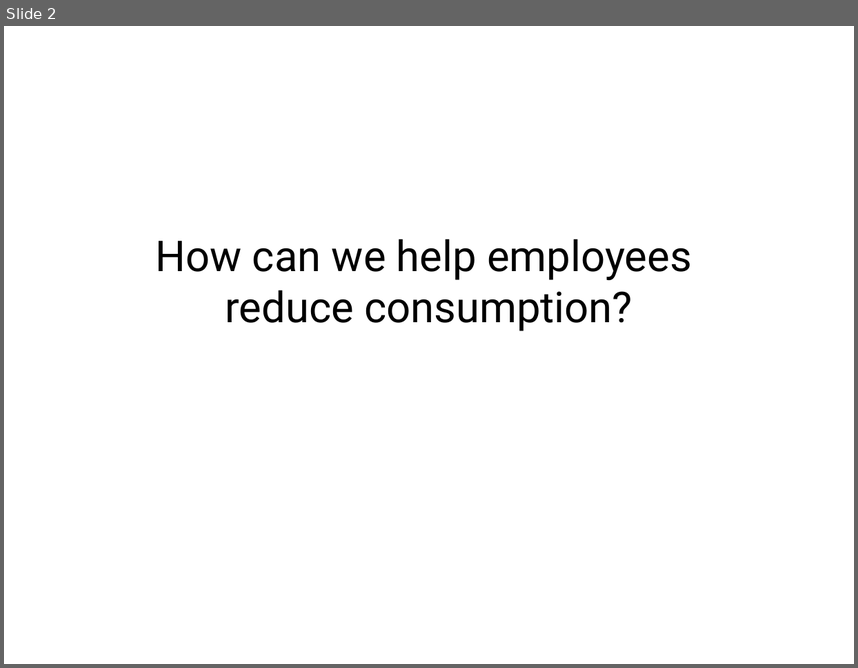
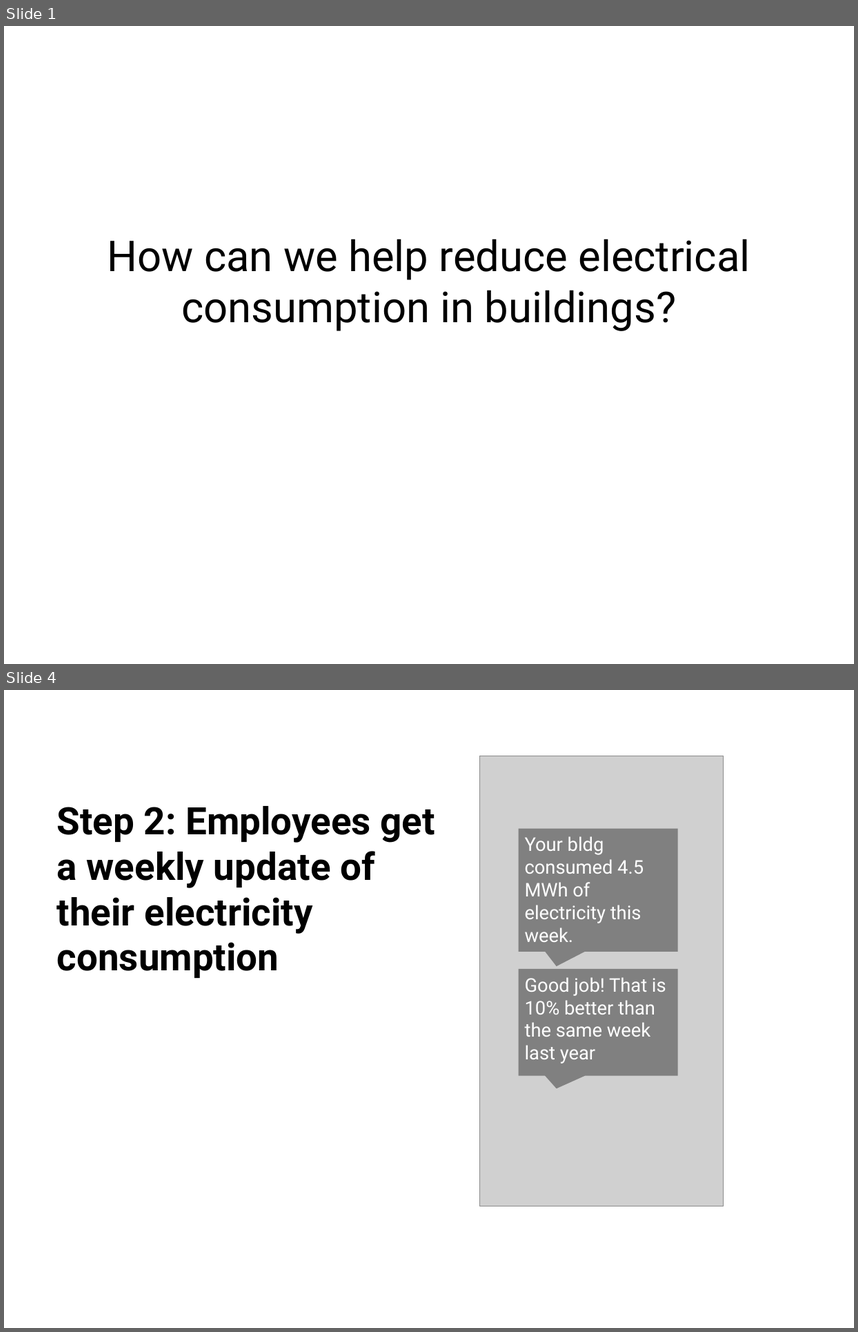
Before and after one commit to alan707/nudgesms, a slide deck: presentation_files/slideshare.pptx. Shown one above the other, each under a label of ours: slide 2 before the commit, slides 1 and 4 after it; the slides between them are not shown. The pictures are 858x668 and 858x1332 pixels, drawn with LibreOffice and Linux fonts; fonts in the diff are those of the drawing; grey boxes stand for pictures; background and template pictures are left out. Boxes give left, top, right and bottom in pixels: in the first picture for what was removed or moved away, otherwise in the second. Text is boxed around its words. In the diff, an @@ line names an element or a change of style, - is before the commit and + after.

```diff
--- a/presentation_files/slideshare.pptx
+++ b/presentation_files/slideshare.pptx
@@ slide 4 added at [4, 690, 854, 1328], background #FFFFFF @@
@@ picture added at [479, 756, 723, 1205] @@
@@ text added at [57, 806, 435, 978], 32 pt, text #000000, bold @@
+Step 2: Employees get a weekly update of their electricity consumption
@@ speech box added at [518, 829, 677, 952], fill #808080 @@
@@ text added at [525, 836, 644, 942], 16 pt, text #FFFFFF @@
+Your bldg consumed 4.5 MWh of electricity this week.
@@ speech box added at [518, 969, 677, 1076], fill #808080 @@
@@ text added at [525, 977, 666, 1063], 16 pt, text #FFFFFF @@
+Good job! That is 10% better than the same week last year
@@ what was slide 2 is now slide 1 @@
@@ slide 1 changed as well @@
@@ text at [107, 239, 750, 331]: text changed @@
-How can we help employees
-reduce consumption?
+How can we help reduce electrical consumption in buildings?
```
Also in this commit, not shown: 4 other slides added, 1 slide removed, 5 other files.
